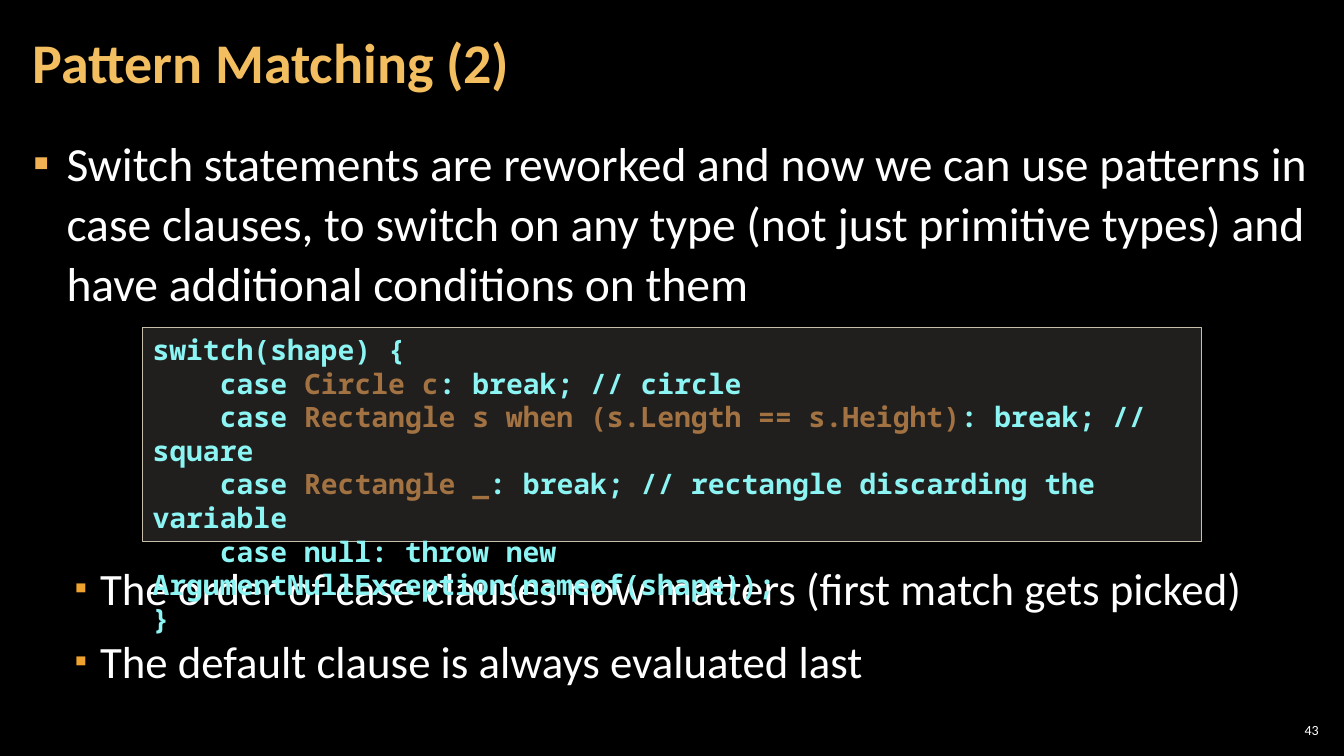
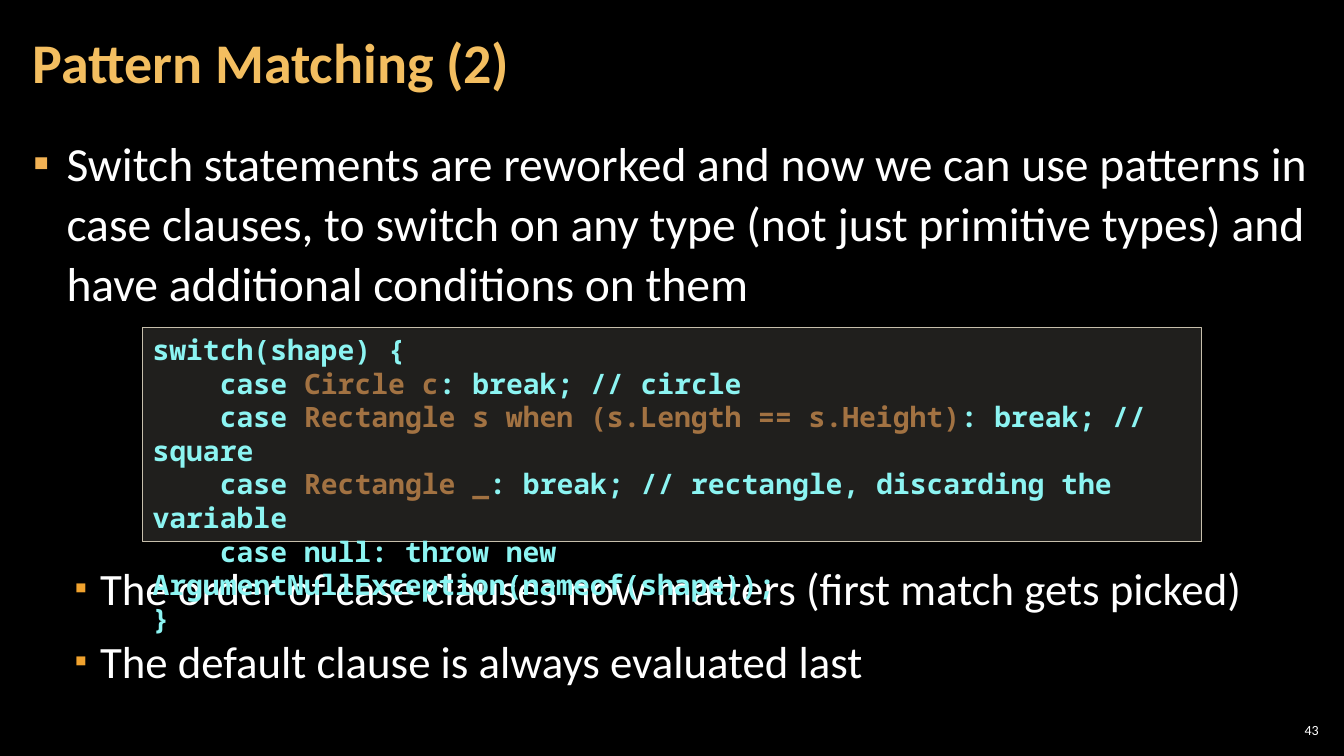
Before and after one commit to NikolayIT/CSharp-New-Features, a slide deck: slide 43 of docs/What is new in CSharp 6.0 and 7.0.pptx. Drawn at 1344x756 pixels with LibreOffice and Linux fonts; fonts in the diff are those of the drawing; background and template pictures are left out. Boxes give left, top, right and bottom in pixels: in the first picture for what was removed or moved away, otherwise in the second. Text is boxed around its words. In the diff, an @@ line names an element or a change of style, - is before the commit and + after.

```diff
--- a/docs/What is new in CSharp 6.0 and 7.0.pptx
+++ b/docs/What is new in CSharp 6.0 and 7.0.pptx
@@ text in rectangle at (x1=153, y1=472, x2=1111, y2=529): text changed @@
-case Rectangle _: break; // rectangle discarding the variable
+case Rectangle _: break; // rectangle, discarding the variable
```
Also in this commit, not shown: 14 other slides changed.
